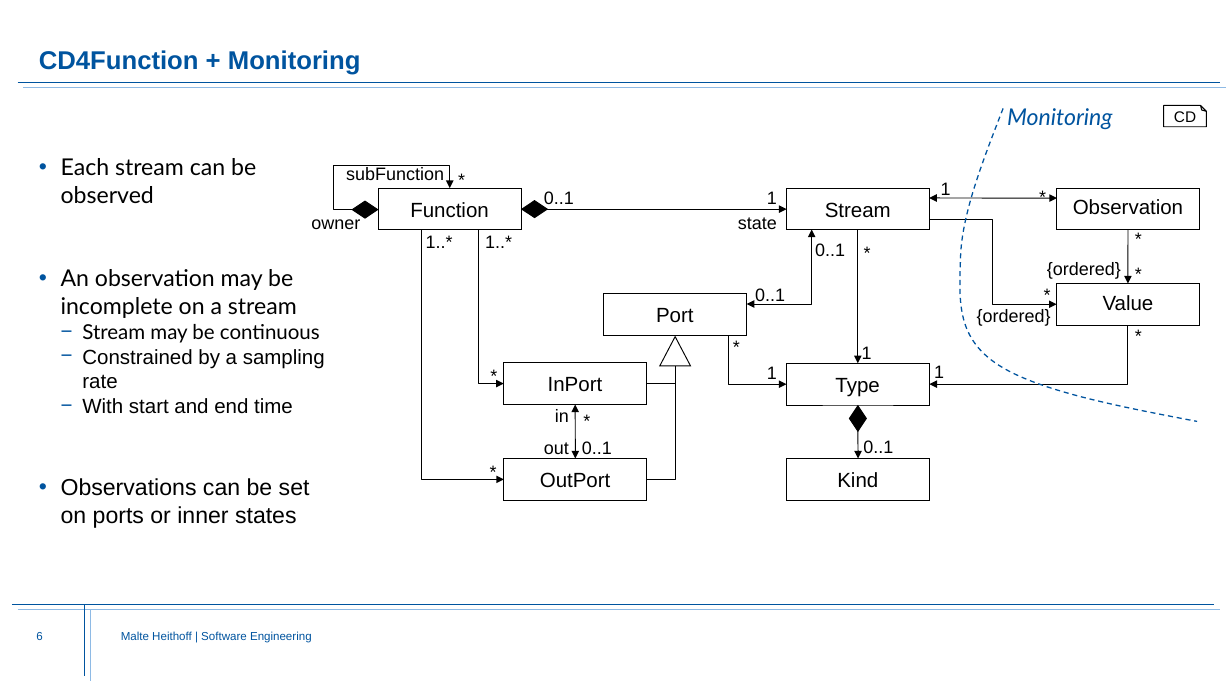
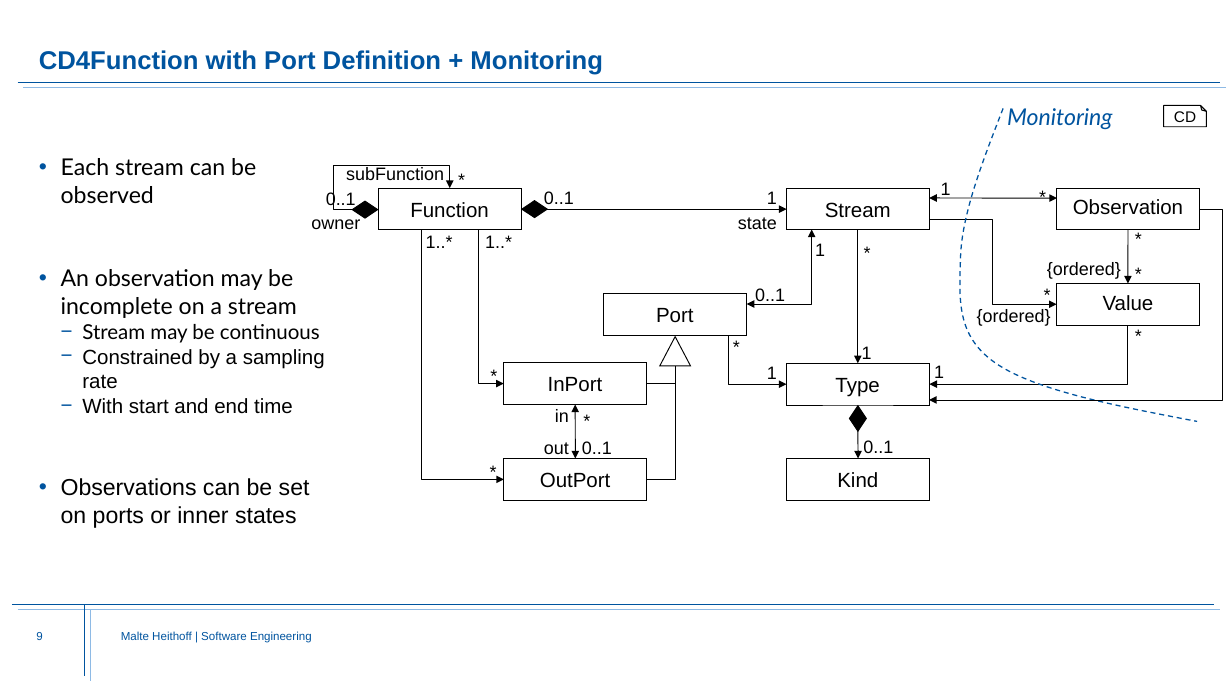
Before and after one commit to Fishi2402/montigem, a slide deck: slide 9 of products/syse_functions/doc/FunctionStructure.Explanation.pptx (slide 6 before the commit). Drawn at 1232x693 pixels with LibreOffice and Linux fonts; fonts in the diff are those of the drawing; background and template pictures are left out. Boxes give left, top, right and bottom in pixels: in the first picture for what was removed or moved away, otherwise in the second. Text is boxed around its words. In the diff, an @@ line names an element or a change of style, - is before the commit and + after.

```diff
--- a/products/syse_functions/doc/FunctionStructure.Explanation.pptx
+++ b/products/syse_functions/doc/FunctionStructure.Explanation.pptx
@@ title at (39, 50, 603, 75): text changed @@
-CD4Function + Monitoring
+CD4Function with Port Definition + Monitoring
@@ text added at (326, 192, 356, 210), 14 pt, text #000000 @@
+0..1
@@ elbow arrow added from (1200, 209) to (930, 400), #000000 0.75 pt @@
@@ text at (815, 243, 825, 256): text changed @@
-0..1
+1
@@ page number at (36, 632, 42, 640): text changed @@
-6
+9
```
Also in this commit, not shown: 5 other slides changed, 4 slides added, 2 other files.
